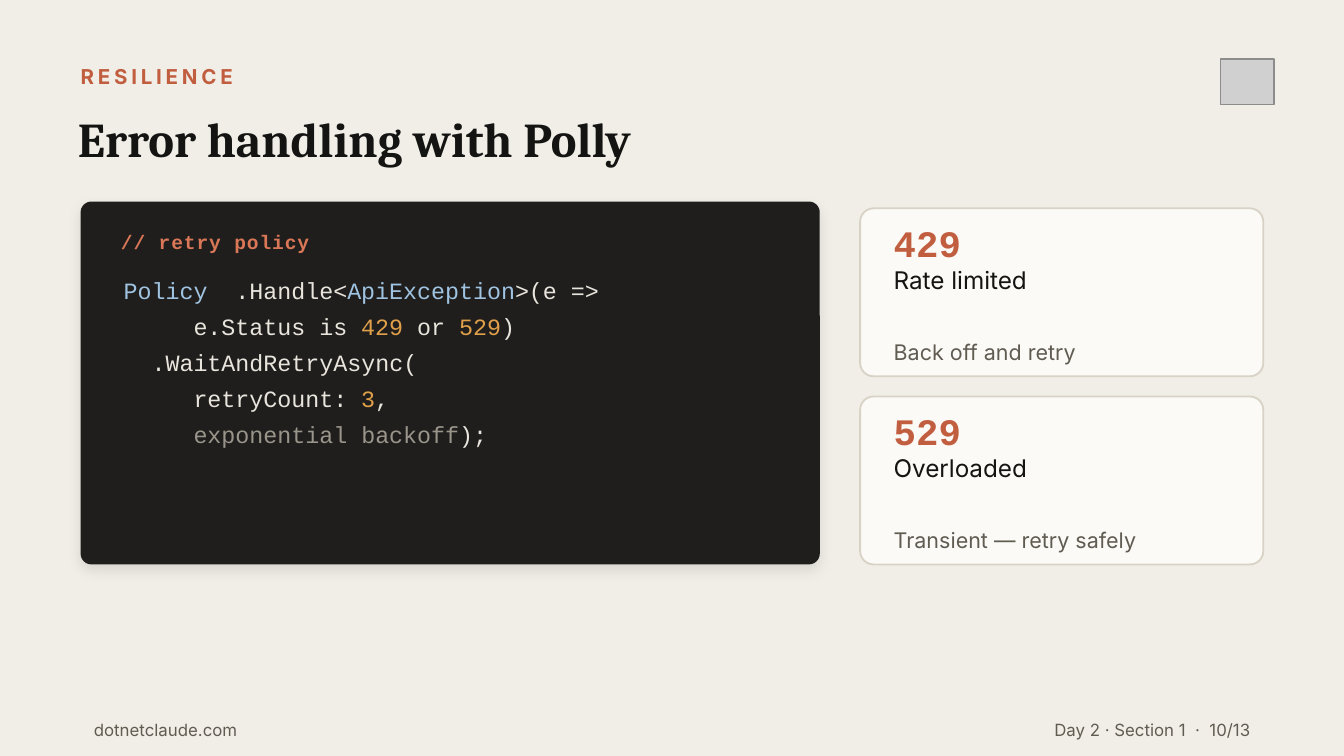
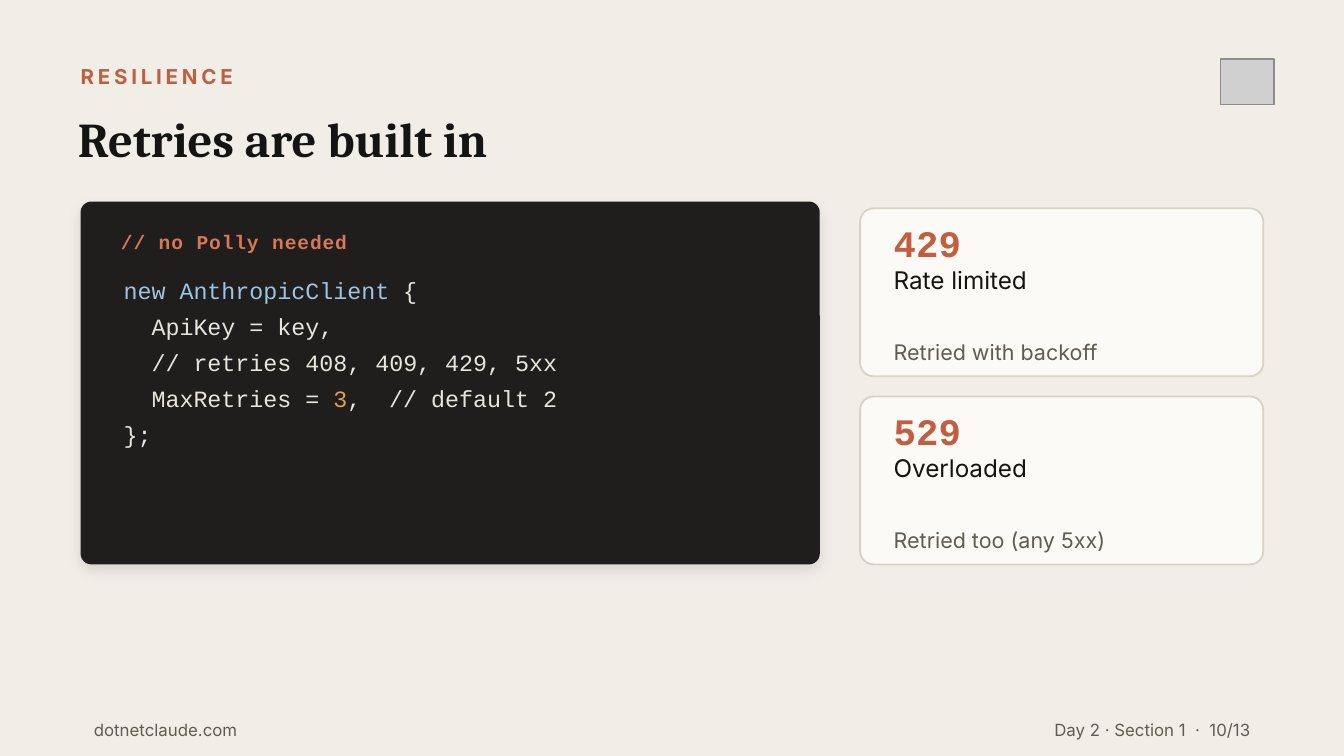
Before and after one commit to cwoodruff/dotnet-claude-workshop-content, a slide deck: slide 10 of decks/Day 2/Day2-Section1-CSharp-SDK-Fundamentals.pptx. Drawn at 1344x756 pixels with LibreOffice and Linux fonts; fonts in the diff are those of the drawing; grey boxes stand for pictures. Boxes give left, top, right and bottom in pixels: in the first picture for what was removed or moved away, otherwise in the second. Text is boxed around its words. In the diff, an @@ line names an element or a change of style, - is before the commit and + after.

```diff
--- a/decks/Day 2/Day2-Section1-CSharp-SDK-Fundamentals.pptx
+++ b/decks/Day 2/Day2-Section1-CSharp-SDK-Fundamentals.pptx
@@ text at (78, 123, 487, 158): text changed @@
-Error handling with Polly
+Retries are built in
@@ text at (159, 235, 347, 253): text changed @@
-// retry policy
+// no Polly needed
@@ text at (124, 282, 557, 411): text changed @@
-Policy .Handle<ApiException>(e =>
-e.Status is 429 or 529)
-.WaitAndRetryAsync(
-retryCount: 3,
-exponential backoff);
+new AnthropicClient {
+ApiKey = key,
+// retries 408, 409, 429, 5xx
+MaxRetries = 3, // default 2
+};
@@ text at (894, 343, 1098, 360): text changed @@
-Back off and retry
+Retried with backoff
@@ text at (894, 531, 1105, 553): text changed @@
-Transient — retry safely
+Retried too (any 5xx)
```
Also in this commit, not shown: 1 other slide changed, 45 other files.
